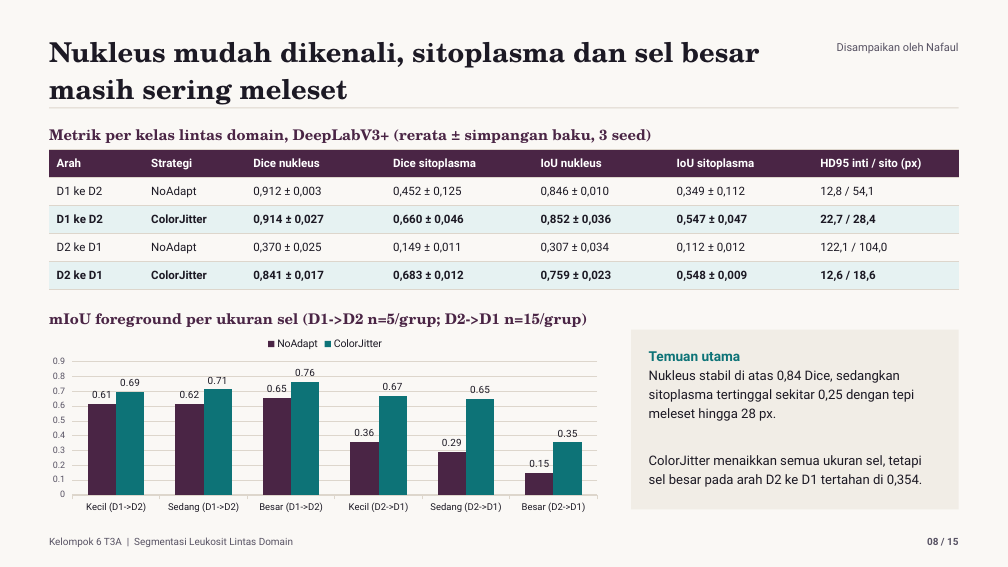
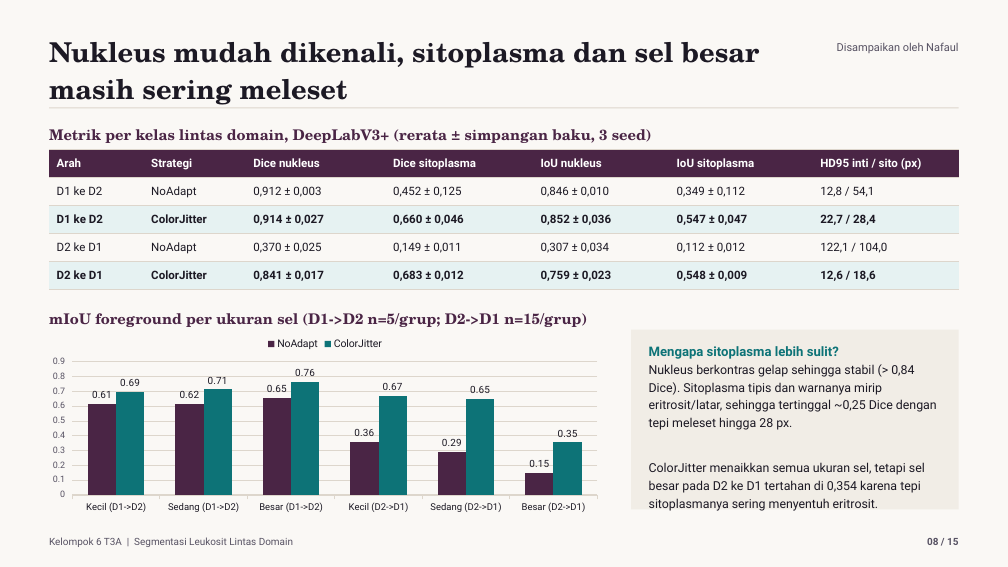
Before and after one commit to attaramadhani/UAS-DL-Kelompok6-T3A-WBC-DomainShift, a slide deck: slide 8 of docs/Presentasi_UAS_DL_Kelompok6_T3A_Redesigned.pptx. Drawn at 1008x567 pixels with LibreOffice and Linux fonts; fonts in the diff are those of the drawing. Boxes give left, top, right and bottom in pixels: in the first picture for what was removed or moved away, otherwise in the second. Text is boxed around its words. In the diff, an @@ line names an element or a change of style, - is before the commit and + after.

```diff
--- a/docs/Presentasi_UAS_DL_Kelompok6_T3A_Redesigned.pptx
+++ b/docs/Presentasi_UAS_DL_Kelompok6_T3A_Redesigned.pptx
@@ text at [649, 346, 937, 511]: text changed; size 12.5 to 11.8 pt @@
-Temuan utama
-Nukleus stabil di atas 0,84 Dice, sedangkan sitoplasma tertinggal sekitar 0,25 dengan tepi meleset hingga 28 px.
-ColorJitter menaikkan semua ukuran sel, tetapi sel besar pada arah D2 ke D1 tertahan di 0,354.
+Mengapa sitoplasma lebih sulit?
+Nukleus berkontras gelap sehingga stabil (> 0,84 Dice). Sitoplasma tipis dan warnanya mirip eritrosit/latar, sehingga tertinggal ~0,25 Dice dengan tepi meleset hingga 28 px.
+ColorJitter menaikkan semua ukuran sel, tetapi sel besar pada D2 ke D1 tertahan di 0,354 karena tepi sitoplasmanya sering menyentuh eritrosit.
```
Also in this commit, not shown: 6 other slides changed.
